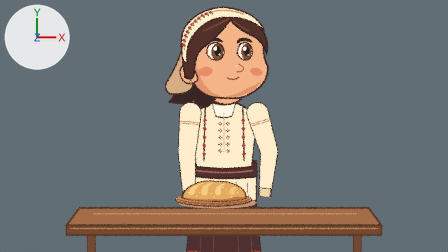
Before and after pictures for a commit that changed the Blender file experiments/cleopa-painea/scenes/mama-gest-paine.blend.
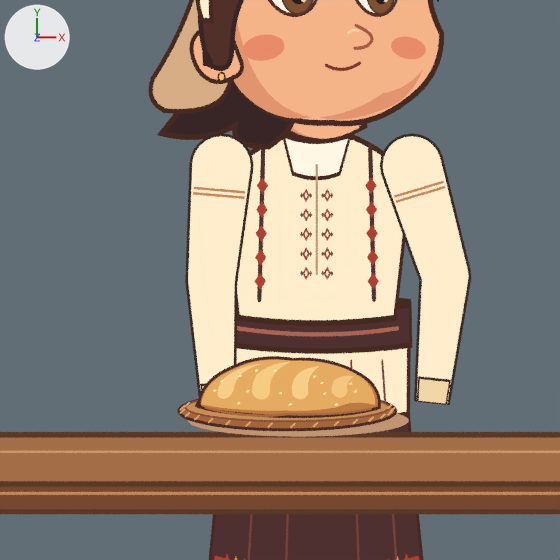
Each version is shown from the file's camera 'Orthographic camera', then close up on the part from 25% to 69% of the width and 22% to 100% of the height. Lighting does not change. The marker at upper left points along +X, +Y and +Z. The first two pictures are the older version.

In view in the first close-up: 'Masă de lemn', 'Mânecă · L', 'Mânecă · R', 'Round scored bread', 'Woven loaf platter', 'mother / Ears', 'mother / Face', 'mother / Front hair', 'mother / Hair silhouette', 'mother / Lower tunic and waist', 'mother / Shirt and clothing panels', 'mother / Skirt' and 5 more.
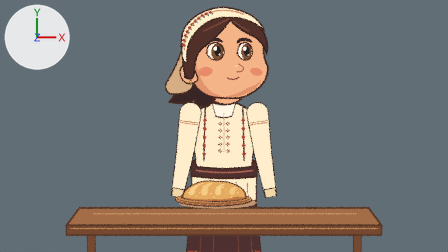
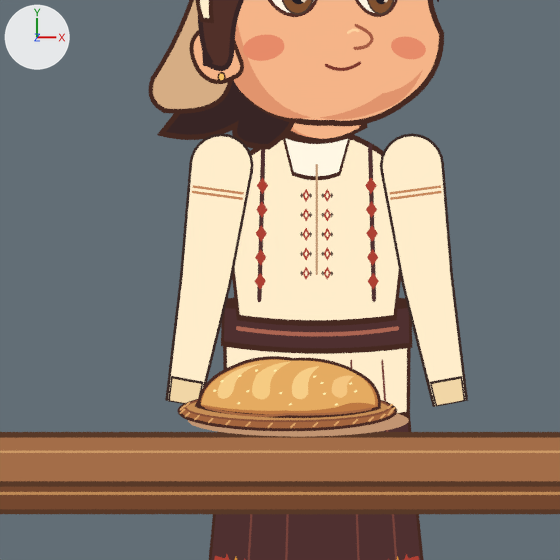
The change, as a diff of the scene's bpy script:
```diff
--- a/experiments/cleopa-painea/scenes/mama-gest-paine.blend.py
+++ b/experiments/cleopa-painea/scenes/mama-gest-paine.blend.py
@@ me_mânecă___r @@
 # used by ob_mânecă___r; location = (0.0, 1.872, 0.0); scale = (1.0, 1.0, 0.5)
-me_mânecă___r.from_pydata(...)  # 128 vertices, 12 faces; spans x -0.85..-0.41, y -0.12..1.66, z 0.6..0.65
+me_mânecă___r.from_pydata(...)  # 128 vertices, 12 faces; spans x -0.98..-0.41, y -0.11..1.66, z 0.6..0.65
+# me_mânecă___r part 1: the loose piece of 24 vertices spanning x -0.85..-0.51, y 0.54..0.88, z 0.6 is moved by (-0.04, 0.01, 0.0)
+# me_mânecă___r part 2: the loose piece of 24 vertices spanning x -0.83..-0.53, y 0.56..0.86, z 0.62 is moved by (-0.04, 0.01, 0.0)
+# me_mânecă___r part 3: 24 of 128 vertices moved; they spanned x -0.85..-0.41, y -0.12..1.47, z 0.6..0.65 and now span x -0.98..-0.41, y -0.11..1.48, z 0.6..0.65; mean shift (-0.12, 0.02, 0.0); largest move (-0.76, -0.12, 0.6) -> (-0.98, -0.07, 0.6)
+# other edits to the shape of me_mânecă___r do not show in these pictures
 me_mânecă___r.materials.append(mat_ink_3a2925)
@@ me_mânecă___l @@
 # used by ob_mânecă___l; location = (0.0, 1.872, 0.0); scale = (1.0, 1.0, 0.5)
-me_mânecă___l.from_pydata(...)  # 128 vertices, 12 faces; spans x 0.41..1.0, y -0.1..1.66, z 0.6..0.65
+me_mânecă___l.from_pydata(...)  # 128 vertices, 12 faces; spans x 0.41..0.98, y -0.11..1.66, z 0.6..0.65
+# me_mânecă___l part 4: the loose piece of 24 vertices spanning x 0.66..1.0, y 0.57..0.91, z 0.6 is moved by (-0.12, -0.02, 0.0)
+# me_mânecă___l part 5: the loose piece of 24 vertices spanning x 0.68..0.98, y 0.59..0.89, z 0.62 is moved by (-0.12, -0.02, 0.0)
+# me_mânecă___l part 6: 32 of 128 vertices moved; they spanned x 0.42..1.0, y -0.1..1.52, z 0.6..0.65 and now span x 0.41..0.98, y -0.11..1.48, z 0.6..0.65; mean shift (0.0, -0.01, 0.0); largest move (0.67, 0.76, 0.6) -> (0.55, 0.69, 0.6)
 me_mânecă___l.materials.append(mat_ink_3a2925)
```

Boxes [x1, y1, x2, y2] around the edits, measured in the close-ups (560 x 560 px; the box of a moved part takes in the faces that stretch with it):
'Mânecă · L', reshaped
    before: [380, 133, 471, 405]
    after: [380, 133, 468, 407]
'Mânecă · R', reshaped (29% wider)
    before: [185, 133, 254, 396]
    after: [165, 133, 254, 404]
part 1 of me_mânecă___r, moved or reshaped
    before: [185, 268, 237, 293]
    after: [180, 265, 232, 294]
part 2 of me_mânecă___r, moved or reshaped
    before: [188, 258, 235, 303]
    after: [182, 258, 229, 301]
part 3 of me_mânecă___r, moved or reshaped
    before: [185, 165, 253, 396]
    after: [165, 165, 253, 404]
part 4 of me_mânecă___l, moved or reshaped
    before: [419, 266, 471, 291]
    after: [401, 267, 453, 294]
part 5 of me_mânecă___l, moved or reshaped
    before: [422, 254, 469, 299]
    after: [404, 257, 450, 301]
part 6 of me_mânecă___l, moved or reshaped
    before: [381, 157, 470, 405]
    after: [380, 161, 468, 407]
